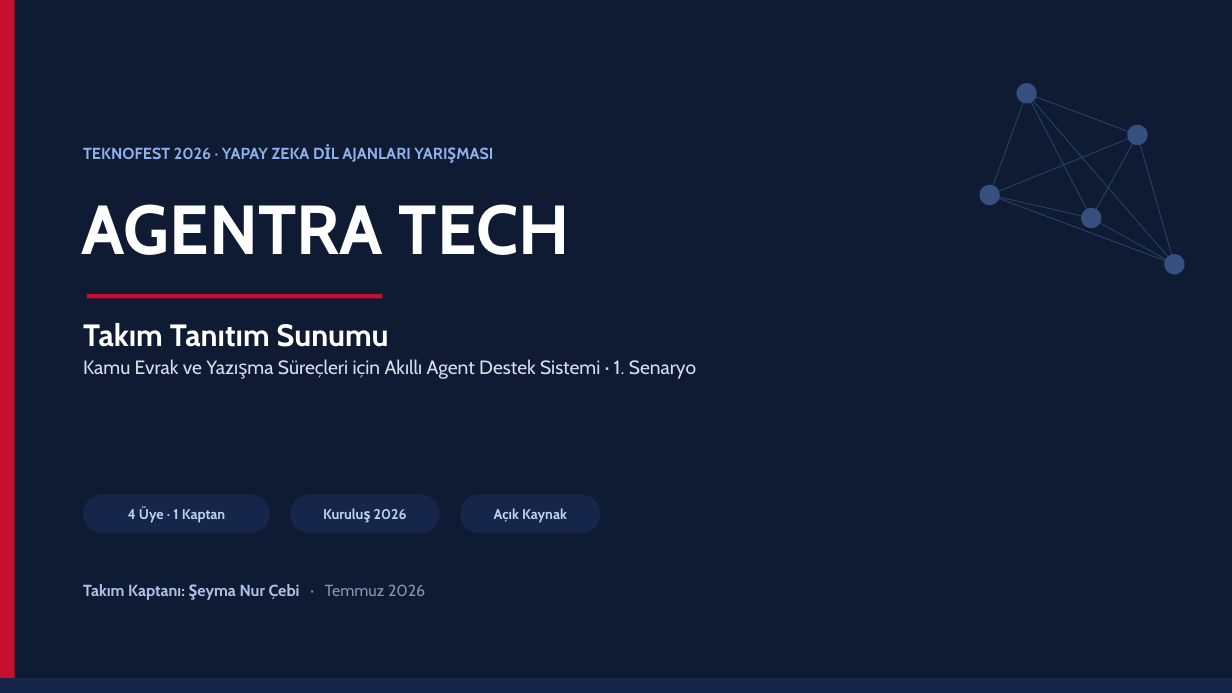
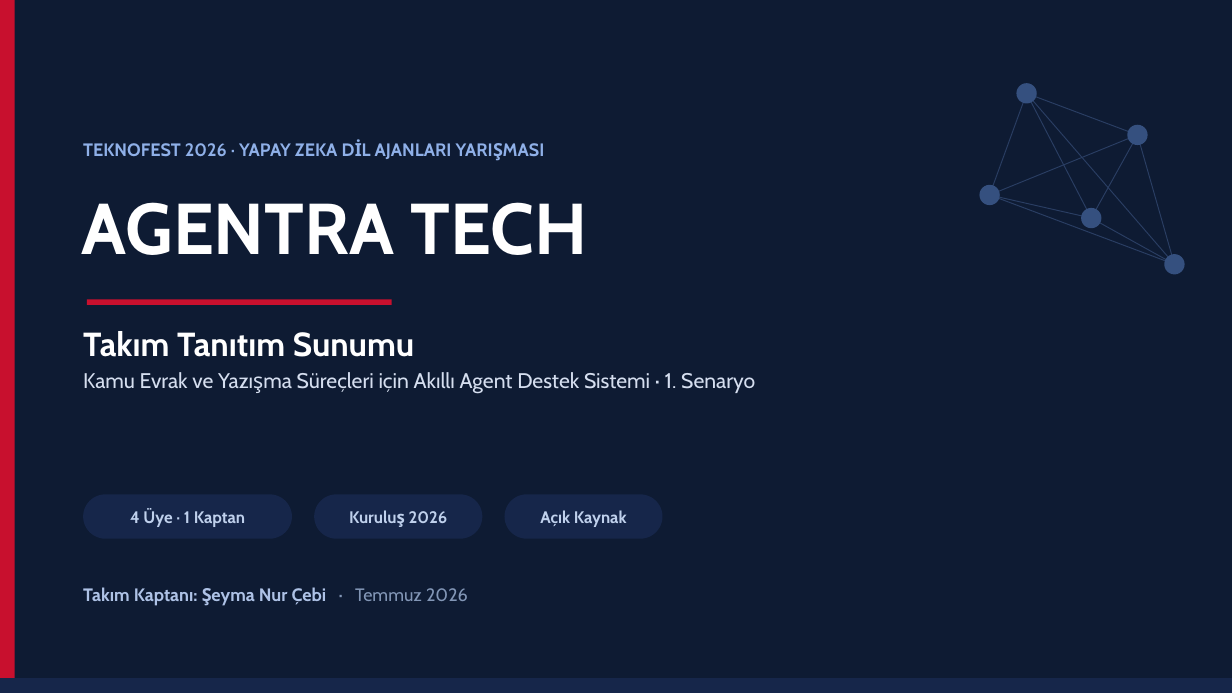
Before and after one commit to msgxr/teknofest-2026-kamu-evrak-akilli-ajan, a slide deck: slide 1 of presentations/Agentra_Tech_Takim_Tanitim_Sunum.pptx. Drawn at 1232x693 pixels with LibreOffice and Linux fonts; fonts in the diff are those of the drawing. Boxes give left, top, right and bottom in pixels: in the first picture for what was removed or moved away, otherwise in the second. Text is boxed around its words. In the diff, an @@ line names an element or a change of style, - is before the commit and + after.

```diff
--- a/presentations/Agentra_Tech_Takim_Tanitim_Sunum.pptx
+++ b/presentations/Agentra_Tech_Takim_Tanitim_Sunum.pptx
@@ text "TEKNOFEST 2026 · YAPAY ZEKA ..." at bbox=[83, 143, 452, 159]: size 12.5 to 14 pt @@
@@ text "AGENTRA TECH" at bbox=[81, 202, 588, 255]: size 54 to 56 pt @@
@@ rectangle: place and size @@
-rectangle at bbox=[87, 294, 383, 299]
+rectangle at bbox=[87, 299, 392, 305]
@@ text "Takım Tanıtım Sunumu": place and size @@
-text "Takım Tanıtım Sunumu" at bbox=[83, 323, 696, 379]
+text "Takım Tanıtım Sunumu" at bbox=[83, 331, 755, 394]
@@ text "Takım Tanıtım Sunumu" at bbox=[83, 331, 755, 394]: size 24 to 26 pt in "Takım Tanıtım Sunumu"; size 15 to 16.5 pt in "Kamu Evrak ve Yazışma Süreçleri için Akıllı ..."; more space between paragraphs @@
@@ rounded rectangle "4 Üye · 1 Kaptan": place and size @@
-rounded rectangle "4 Üye · 1 Kaptan" at bbox=[83, 494, 270, 533]
+rounded rectangle "4 Üye · 1 Kaptan" at bbox=[83, 494, 292, 539]
@@ rounded rectangle "Kuruluş 2026": place and size @@
-rounded rectangle "Kuruluş 2026" at bbox=[290, 494, 440, 533]
+rounded rectangle "Kuruluş 2026" at bbox=[314, 494, 482, 539]
@@ size 11 to 13 pt in 3 elements at bbox=[83, 494, 292, 539], bbox=[314, 494, 482, 539], bbox=[505, 494, 663, 539] @@
@@ rounded rectangle "Açık Kaynak": place and size @@
-rounded rectangle "Açık Kaynak" at bbox=[460, 494, 601, 533]
+rounded rectangle "Açık Kaynak" at bbox=[505, 494, 663, 539]
@@ text "Takım Kaptanı: Şeyma Nur Çebi ..." at bbox=[83, 587, 468, 606]: size 12.5 to 14 pt @@
```
Also in this commit, not shown: 10 other slides changed, 2 other files.
